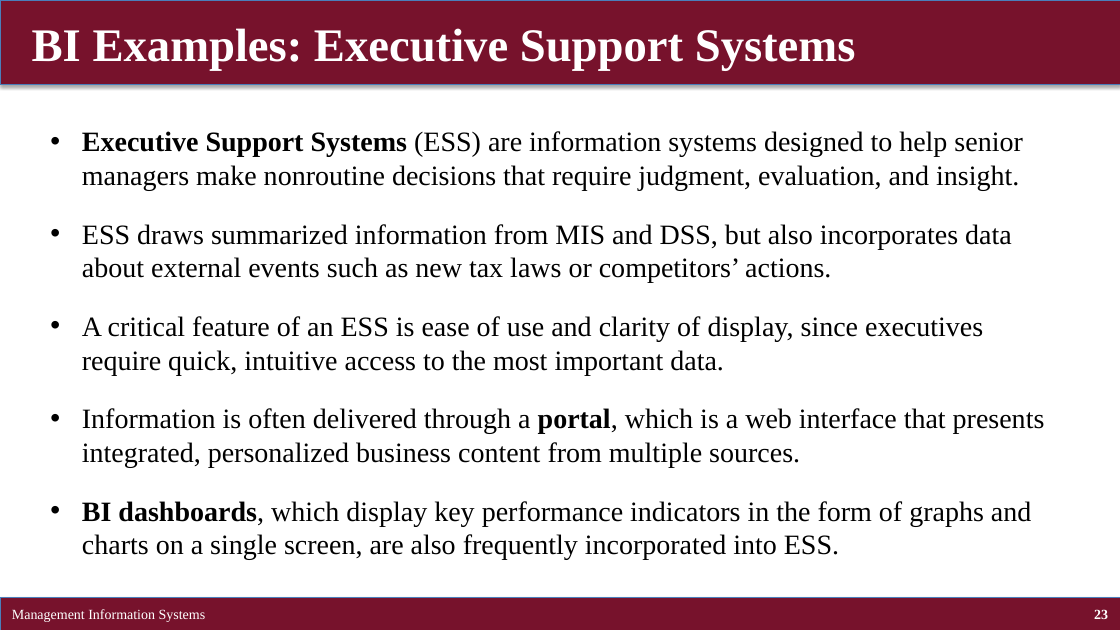
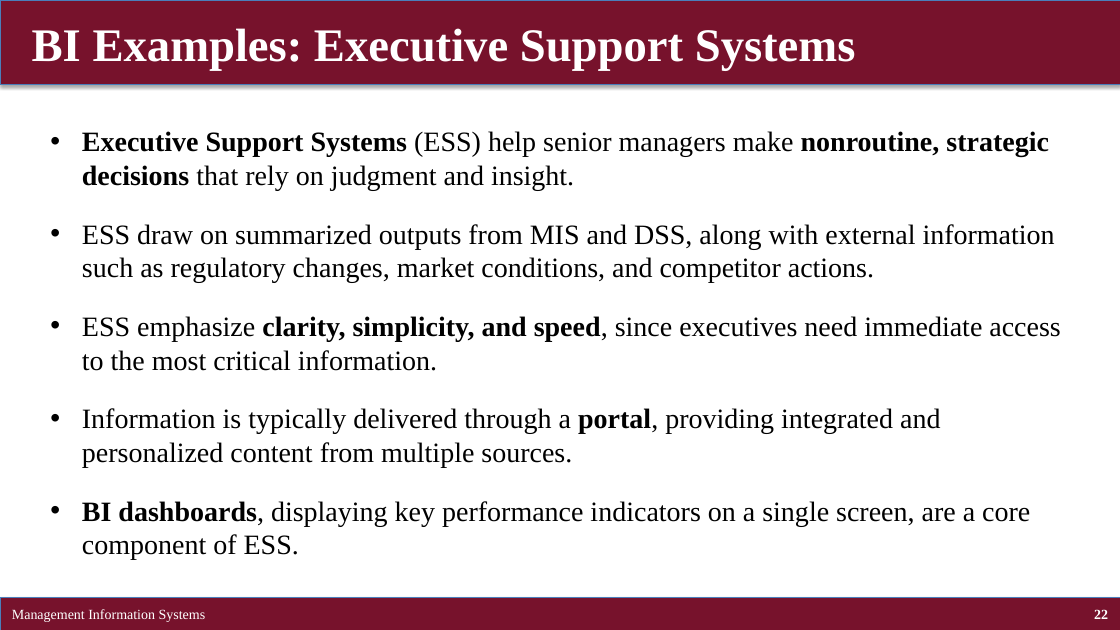
Before and after one commit to brianhwpark/brianhwpark.github.io, a slide deck: slide 22 of files/teaching-resources/concordiacollege-busn-315/busn-315-lecture-note/busn315-ch02.pptx (slide 23 before the commit). Drawn at 1120x630 pixels with LibreOffice and Linux fonts; fonts in the diff are those of the drawing. Boxes give left, top, right and bottom in pixels: in the first picture for what was removed or moved away, otherwise in the second. Text is boxed around its words. In the diff, an @@ line names an element or a change of style, - is before the commit and + after.

```diff
--- a/files/teaching-resources/concordiacollege-busn-315/busn-315-lecture-note/busn315-ch02.pptx
+++ b/files/teaching-resources/concordiacollege-busn-315/busn-315-lecture-note/busn315-ch02.pptx
@@ text at bbox=[82, 131, 1060, 560]: text changed @@
-• Executive Support Systems (ESS) are information systems designed to help senior managers make nonroutine decisions that require judgment, evaluation, and insight.
-• ESS draws summarized information from MIS and DSS, but also incorporates data about external events such as new tax laws or competitors’ actions.
-• A critical feature of an ESS is ease of use and clarity of display, since executives require quick, intuitive access to the most important data.
-• Information is often delivered through a portal, which is a web interface that presents integrated, personalized business content from multiple sources.
-• BI dashboards, which display key performance indicators in the form of graphs and charts on a single screen, are also frequently incorporated into ESS.
+• Executive Support Systems (ESS) help senior managers make nonroutine, strategic decisions that rely on judgment and insight.
+• ESS draw on summarized outputs from MIS and DSS, along with external information such as regulatory changes, market conditions, and competitor actions.
+• ESS emphasize clarity, simplicity, and speed, since executives need immediate access to the most critical information.
+• Information is typically delivered through a portal, providing integrated and personalized content from multiple sources.
+• BI dashboards, displaying key performance indicators on a single screen, are a core component of ESS.
@@ page number at bbox=[1094, 609, 1108, 619]: text changed @@
-23
+22
```
Also in this commit, not shown: 40 other slides changed, 6 slides added, 4 slides removed, 9 other files.
